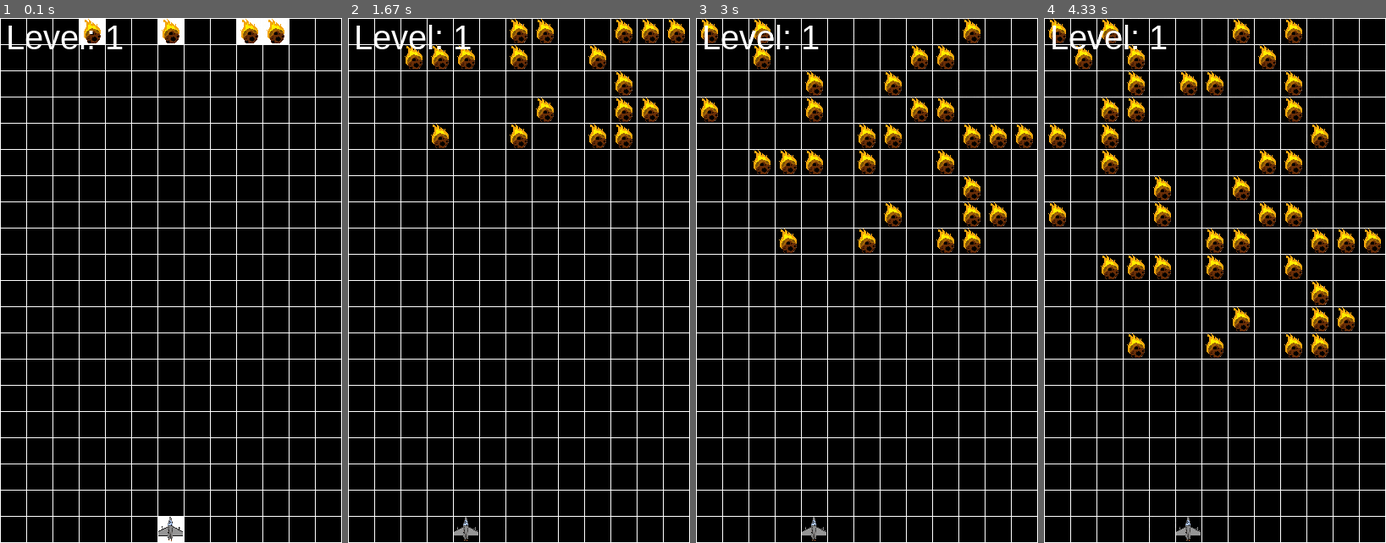
Above: before the commit, frames 1-4 (left to right).
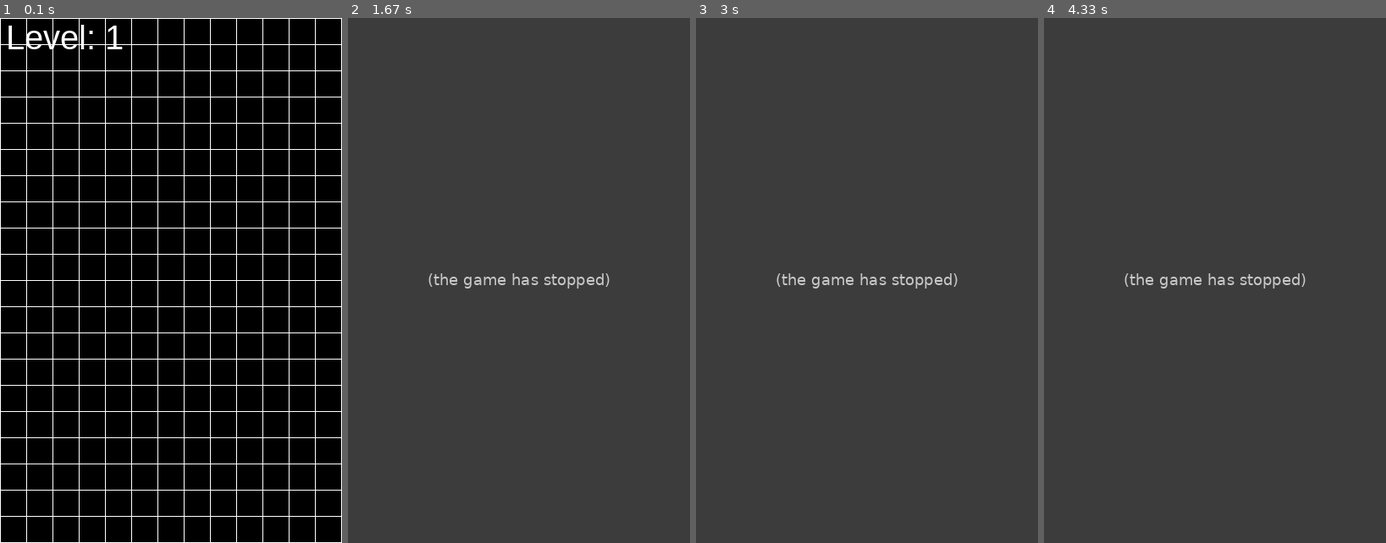
Above: after the commit, the same moments.

Repository: BoredLukas/microbit_projects
Game: pygame game, started from space_war_pygame_ii.py
Same seed, same stepped clock (60 frames per second), same inputs: the game is played once before the commit and once after it.
Inputs:
- Up to frame 1 (0.1 s): no input
- Up to frame 2 (1.67 s): hold Left 0.33-0.87 s; hold Left 0.9-1.4 s; hold Right from 1.43 s (still down)
- Up to frame 3 (3 s): release Right at 2.17 s; hold Left from 2.2 s (still down)
- Up to frame 4 (4.33 s): release Left at 3.05 s; hold Right 3.08-4 s; hold Right from 4.03 s (still down)

The runs differ from the first frame. In frame 1, 1.7% of the frame differs, in the area x 23-85%, y 0-100%; in frame 2, 100%, in the area x 0-100%, y 0-100%; in frame 3, 100%; in frame 4, 100%.
Error after the commit: TypeError: Spaceship.move() missing 1 required positional argument: 'dir' (space_war_pygame_...; the game stopped at 0.33 s (later frames are placeholders)

Commit message:
minor fixes

Diff:
--- a/space_war_pygame_ii.py
+++ b/space_war_pygame_ii.py
@@ -3,6 +3,32 @@
 import sys
 import os
 pygame.font.init()
+
+#OOP
+class Asteroid:
+    def __init__(self,_x):
+        self.x = _x
+        self.y = 0
+
+    def Move(self):
+        self.y += 1
+
+class Spaceship:
+    def __init__(self,_x,_y):
+        self.x = _x
+        self.y = _y
+
+    def move(self, dir):
+            if dir == 'left':
+                self.x += 1
+            else:
+                self.x -= 1
+
+class Bullet:
+    def __init__(self,_x,_y):
+        self.x = _x
+        self.y = _y
+
 
 ### GAME PARAMETERS
 WIDTH = 13
@@ -13,12 +39,8 @@
 game_font = pygame.font.SysFont("arial", 40)
 level = 1
 game_status = True
-
-# pixels which are colored, asteroids)
-red_squares = []
-
-# spaceship
-spaceship = [[6,19]]
+asteroids = []
+player = Spaceship(7, 20)
 
 # PyGame constants
 SIZE = 30
@@ -55,34 +77,6 @@
 
 BACKGROUND = pygame.image.load(os.path.join('data','universe.jpg'))
 
-# model functions
-def add_random_asteroids(Asteroids, given_prob):
-    for i in range(WIDTH):
-        spawn_prob = random.randint(0, 100)
-        if spawn_prob <= given_prob:
-            asteroid_x = i
-            Asteroids.append([asteroid_x, 0])
-    return Asteroids
-
-def move_and_remove_asteroids(Asteroids_list):
-    Asteroids_ii = []
-    for asteroid in Asteroids_list:
-        asteroid[1] += 1             ##Y Coordinate of Asteroid
-        if asteroid[1] < HEIGHT:
-            Asteroids_ii.append(asteroid)
-    return Asteroids_ii
-
-def move_spaceship(spaceship, dir):
-    if dir == 'left':
-        spaceship[0][0] -= 1
-        if spaceship[0][0] < 0:
-            spaceship[0][0] == 0
-    else:
-        spaceship[0][0] += 1
-        if spaceship[0][0] > WIDTH:
-            spaceship[0][0] == WIDTH
-    return spaceship
-
 def game_over(game_status):
     pass
 
@@ -95,31 +89,30 @@
         elif event.type == pygame.KEYDOWN: # Deal with keyboard input
             if event.key == pygame.K_LEFT:
                 print("left arrow pressed")
-                move_spaceship(spaceship, 'left')
+                Spaceship.move('left')
             if event.key == pygame.K_RIGHT:
                 print("right arrow pressed")
-                move_spaceship(spaceship, 'right')
+                Spaceship.move('right')
             print(event.key)
 
     ### SPAWNING ASTEROIDS
-    add_random_asteroids(red_squares, probability)
+    #pass
 
     ### DRAW SQUARES
     # go through all squares and color them correctly
     for x in range(WIDTH):
         for y in range(HEIGHT):
             rect = squares[y][x]
-            if [x,y] in red_squares: # if coords of square is (not) in list of red squares, show in red (black)
+            if [x,y] in asteroids: # if coords of square is (not) in list of red squares, show in red (black)
                 asteroid_rect = ASTEROID.get_rect(topleft = (x*(SIZE+LINE_WIDTH), y*(SIZE+LINE_WIDTH)))
                 SCREEN.blit(ASTEROID,asteroid_rect)
-            elif [x,y] in spaceship:
+            elif x == player.x and y == player.y:
                 spaceship_rect = SPACESHIP.get_rect(topleft = (x*(SIZE+LINE_WIDTH), y*(SIZE+LINE_WIDTH)))
                 SCREEN.blit(SPACESHIP,spaceship_rect)
             else:
                 pygame.draw.rect(SCREEN, BLACK, rect)
 
-    move_and_remove_asteroids(red_squares)
-
+    #Labels
     level_label = game_font.render(f"Level: {level}", 1, (255,255,255))
     SCREEN.blit(level_label, (7,0))
 
--- a/space_war_tutorial.py
+++ b/space_war_tutorial.py
@@ -2,6 +2,9 @@
 import os
 import time
 import random
+import sys
+print(sys.executable)
+
 pygame.font.init()
 
 WIDTH, HEIGHT = 700, 700
